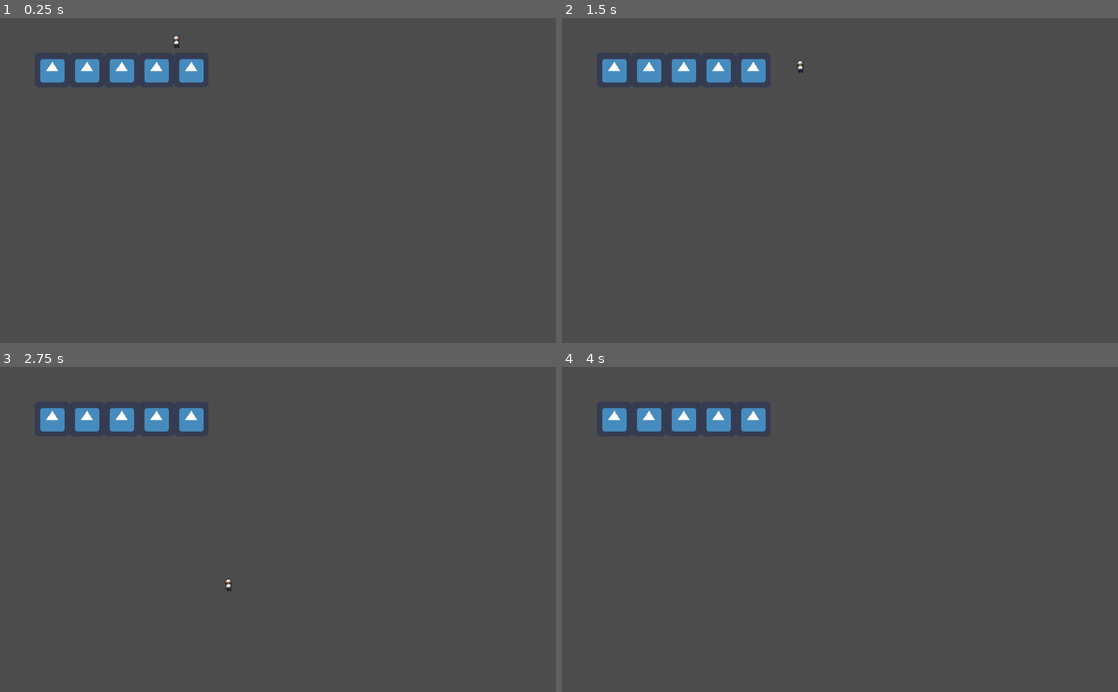
Above: before the commit, frames 1-4 (two rows, left to right).
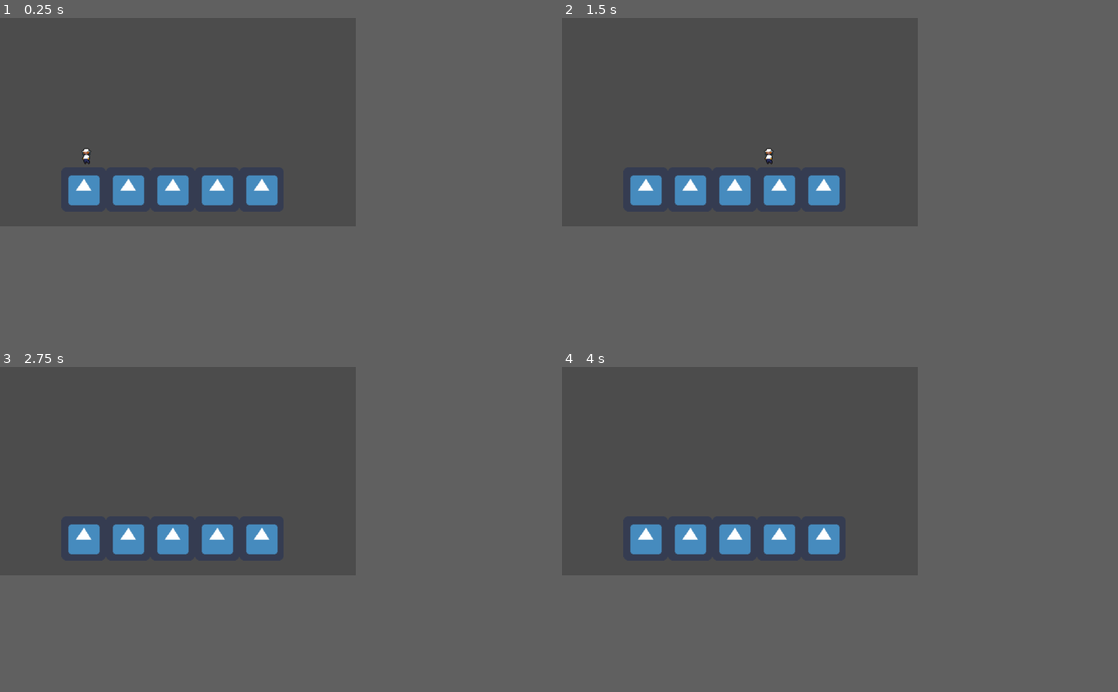
Above: after the commit, the same moments.

Repository: HollowTube/BeeGame
Game: Godot game, scene res://World.tscn
The game is run twice, just before and just after one commit, with the same random seed, the same clock (stepped at 60 frames per second) and the same inputs. The engine's default icon, where the game draws it, is replaced by a stand-in: a white triangle on a blue panel in a dark square.
Inputs:
- Up to frame 1 (0.25 s): no input
- Up to frame 2 (1.5 s): tap Enter at 0.5 s; hold Right (ui_right) from 0.53 s (still down); tap Up (ui_up) at 0.77 s
- Up to frame 3 (2.75 s): tap Up (ui_up) at 1.52 s; release Right (ui_right) at 2.03 s; hold Left (ui_left) from 2.03 s (still down)
- Up to frame 4 (4 s): tap Space at 2.75 s; release Left (ui_left) at 2.78 s; hold Right (ui_right) from 2.78 s (still down); tap Up (ui_up) at 3.02, 3.77 s
In our replay, the window is 800x468 before the commit and 512x300 after it. These sizes can differ from the game's own. Grey fills any space a smaller window leaves; there, only what the larger window draws over its background counts as a difference.

The runs differ from the first frame. In frame 1, 4.3% of the frame differs, in the area x 7-50%, y 5-58%; in frame 2, 4.3%; in frame 3, 4.3%; in frame 4, 4.2%.

Commit message:
resized screen

Diff:
--- a/Player.gd
+++ b/Player.gd
@@ -23,9 +23,9 @@
 			motion.y = clamp(motion.y + 10, -100, 250)
 
 		if Input.is_action_pressed("ui_right"):
-			motion.x = 120
+			motion.x += 8
 		elif Input.is_action_pressed("ui_left"):
-			motion.x = -120
+			motion.x -= -8
 		else:
 			motion.x = 0
 
--- a/World.tscn
+++ b/World.tscn
@@ -11,7 +11,7 @@
 extents = Vector2( 8, 16 )
 
 [node name="Floor" type="StaticBody2D"]
-position = Vector2( 96, 96 )
+position = Vector2( 120.377, 246.692 )
 
 [node name="Sprite" type="Sprite" parent="."]
 texture = ExtResource( 1 )
@@ -22,7 +22,7 @@
 [node name="World" type="Node" parent="."]
 
 [node name="Player" type="KinematicBody2D" parent="World"]
-position = Vector2( 324.815, 23.6491 )
+position = Vector2( 124.261, 186.53 )
 script = ExtResource( 2 )
 __meta__ = {
 "_edit_group_": true
@@ -35,7 +35,7 @@
 shape = SubResource( 2 )
 
 [node name="Floor2" type="StaticBody2D" parent="World"]
-position = Vector2( 160, 96 )
+position = Vector2( 184.377, 246.692 )
 __meta__ = {
 "_edit_group_": true
 }
@@ -48,7 +48,7 @@
 
 [node name="Floor3" type="StaticBody2D" parent="World"]
 editor/display_folded = true
-position = Vector2( 224, 96 )
+position = Vector2( 248.377, 246.692 )
 __meta__ = {
 "_edit_group_": true
 }
@@ -61,7 +61,7 @@
 
 [node name="Floor4" type="StaticBody2D" parent="World"]
 editor/display_folded = true
-position = Vector2( 288, 96 )
+position = Vector2( 312.377, 246.692 )
 __meta__ = {
 "_edit_group_": true
 }
@@ -74,7 +74,7 @@
 
 [node name="Floor5" type="StaticBody2D" parent="World"]
 editor/display_folded = true
-position = Vector2( 352, 96 )
+position = Vector2( 376.377, 246.692 )
 __meta__ = {
 "_edit_group_": true
 }
--- a/project.godot
+++ b/project.godot
@@ -19,6 +19,11 @@
 run/main_scene="res://World.tscn"
 config/icon="res://icon.png"
 
+[display]
+
+window/size/width=512
+window/size/height=300
+
 [rendering]
 
 environment/default_environment="res://default_env.tres"
